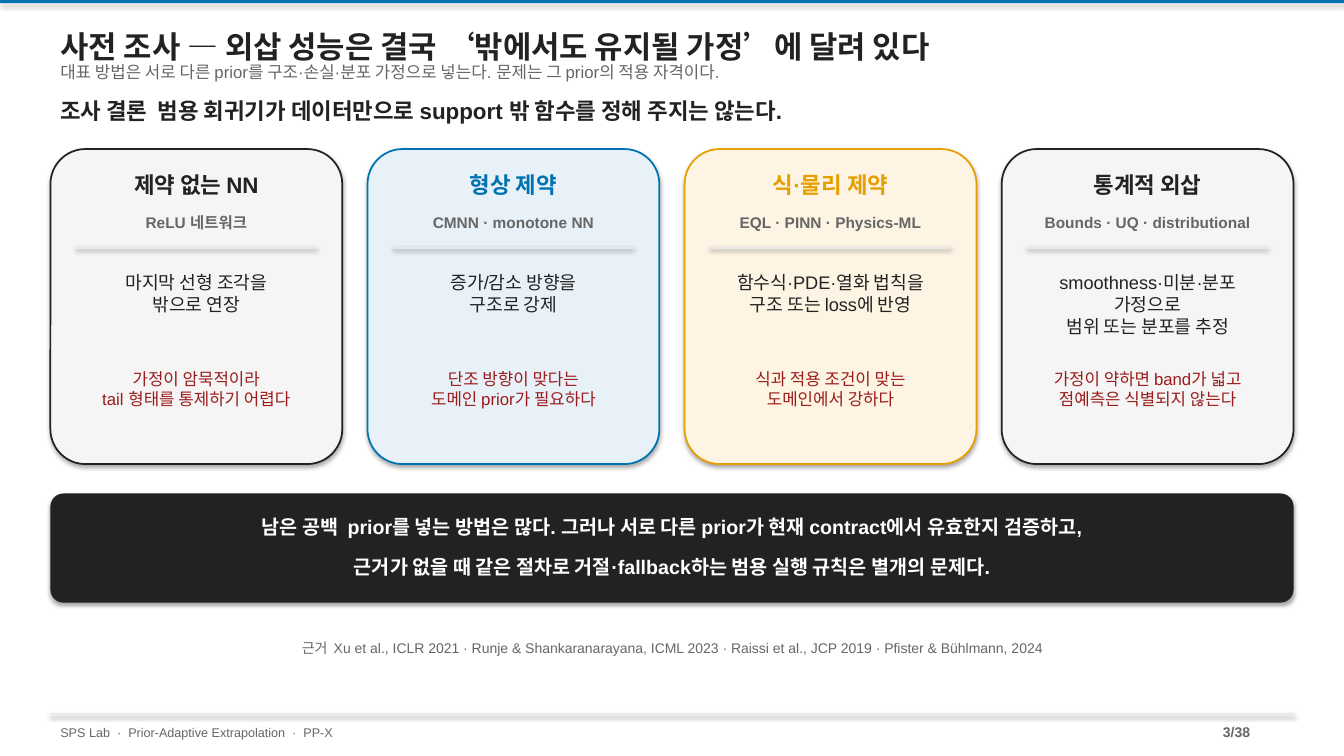
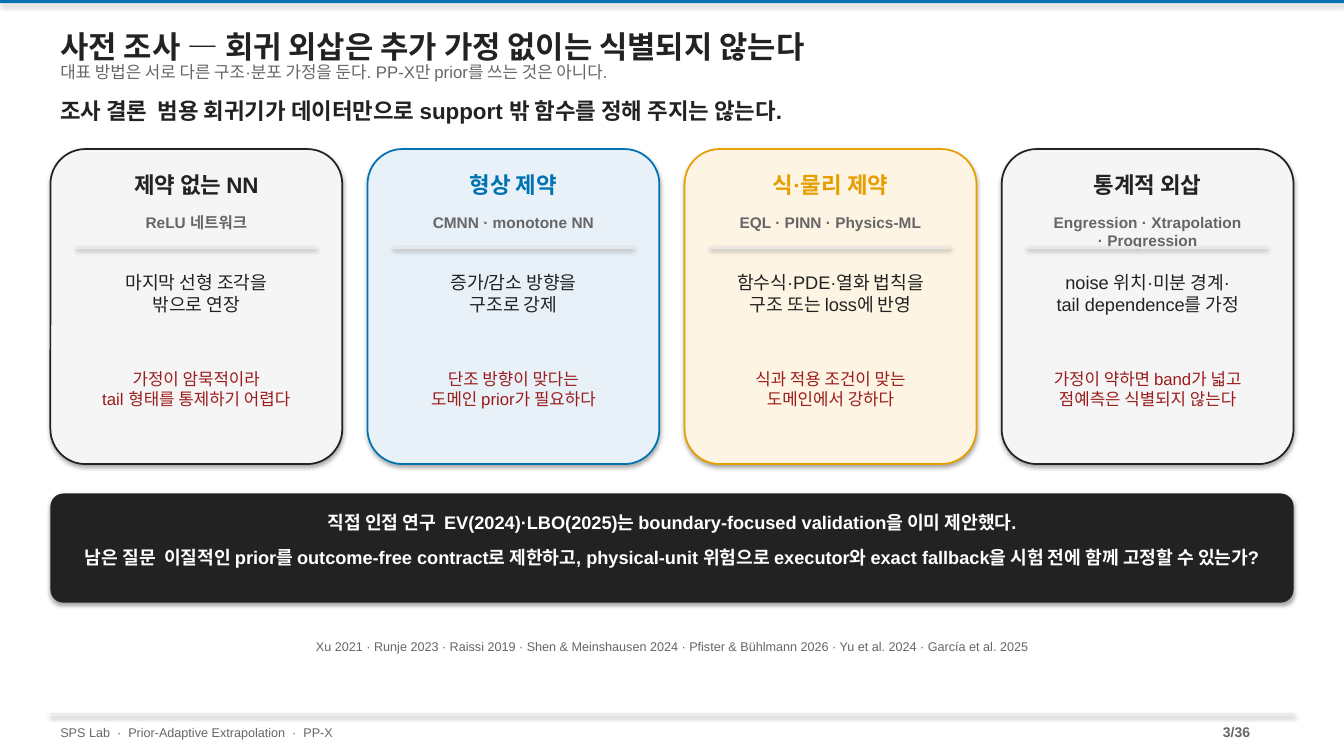
Before and after one commit to amumujs-create/pp-extrapolation, a slide deck: slide 3 of ppt/PP-X_Research_Detailed_v2.pptx. Drawn at 1344x756 pixels with LibreOffice and Linux fonts; fonts in the diff are those of the drawing. Boxes give left, top, right and bottom in pixels: in the first picture for what was removed or moved away, otherwise in the second. Text is boxed around its words. In the diff, an @@ line names an element or a change of style, - is before the commit and + after.

```diff
--- a/ppt/PP-X_Research_Detailed_v2.pptx
+++ b/ppt/PP-X_Research_Detailed_v2.pptx
@@ text at box(60, 32, 805, 67): text changed @@
-사전 조사 — 외삽 성능은 결국 ‘밖에서도 유지될 가정’에 달려 있다
+사전 조사 — 회귀 외삽은 추가 가정 없이는 식별되지 않는다
@@ text at box(60, 64, 607, 82): text changed @@
-대표 방법은 서로 다른 prior를 구조·손실·분포 가정으로 넣는다. 문제는 그 prior의 적용 자격이다.
+대표 방법은 서로 다른 구조·분포 가정을 둔다. PP-X만 prior를 쓰는 것은 아니다.
@@ text at box(1054, 217, 1241, 250): text changed @@
-Bounds · UQ · distributional
+Engression · Xtrapolation
+· Progression
@@ text at box(1057, 274, 1238, 315): text changed @@
-smoothness·미분·분포 가정으로
-범위 또는 분포를 추정
+noise 위치·미분 경계·
+tail dependence를 가정
@@ text at box(328, 513, 1017, 533): text changed; size 14 to 13 pt @@
-남은 공백 prior를 넣는 방법은 많다. 그러나 서로 다른 prior가 현재 contract에서 유효한지 검증하고,
+직접 인접 연구 EV(2024)·LBO(2025)는 boundary-focused validation을 이미 제안했다.
@@ text at box(85, 548, 1259, 568): text changed; size 14 to 13 pt @@
-근거가 없을 때 같은 절차로 거절·fallback하는 범용 실행 규칙은 별개의 문제다.
+남은 질문 이질적인 prior를 outcome-free contract로 제한하고, physical-unit 위험으로 executor와 exact fallback을 시험 전에 함께 고정할 수 있는가?
@@ text at box(316, 641, 1028, 654): text changed; size 10 to 9 pt @@
-근거 Xu et al., ICLR 2021 · Runje & Shankaranarayana, ICML 2023 · Raissi et al., JCP 2019 · Pfister & Bühlmann, 2024
+Xu 2021 · Runje 2023 · Raissi 2019 · Shen & Meinshausen 2024 · Pfister & Bühlmann 2026 · Yu et al. 2024 · García et al. 2025
```
Also in this commit, not shown: 32 other slides changed, 1 slide added, 3 slides removed, 1 other file.
